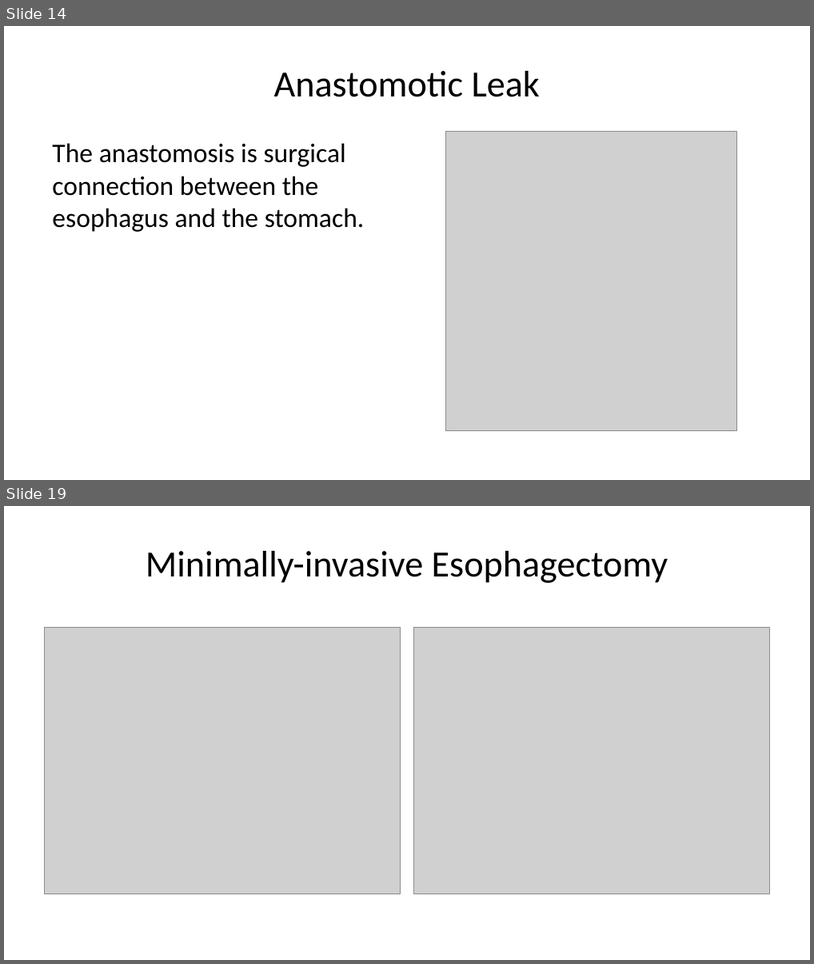
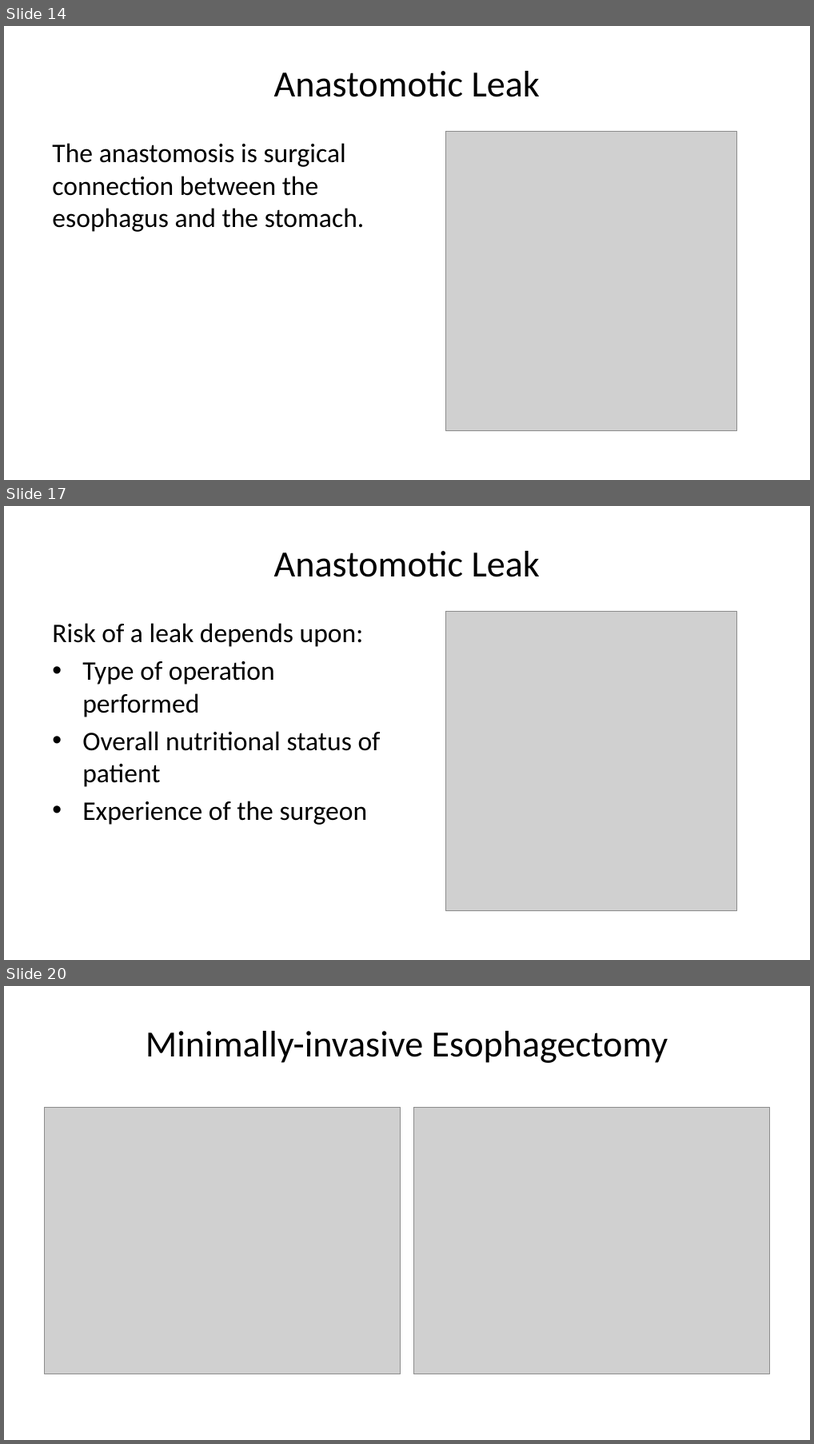
Before and after one commit to jcsalo/patient_education, a slide deck: lci_surgery.pptx. Shown one above the other, each under a label of ours: slides 14 and 19 before the commit, slides 14, 17 and 20 after it; the slides between them are not shown. The pictures are 814x964 and 814x1444 pixels, drawn with LibreOffice and Linux fonts; fonts in the diff are those of the drawing; grey boxes stand for pictures. Boxes give left, top, right and bottom in pixels: in the first picture for what was removed or moved away, otherwise in the second. Text is boxed around its words. In the diff, an @@ line names an element or a change of style, - is before the commit and + after.

```diff
--- a/lci_surgery.pptx
+++ b/lci_surgery.pptx
@@ slide 17 added at (x1=4, y1=506, x2=810, y2=960), background #FFFFFF @@
@@ title added at (x1=274, y1=551, x2=540, y2=577), 33 pt, text #000000 @@
+Anastomotic Leak
@@ text added at (x1=52, y1=623, x2=381, y2=824), 24 pt, text #000000 @@
+Risk of a leak depends upon:
+• Type of operation performed
+• Overall nutritional status of patient
+• Experience of the surgeon
@@ picture added at (x1=446, y1=612, x2=738, y2=911) @@
@@ what was slide 19 is now slide 20 @@
```
Also in this commit, not shown: 7 slides changed, 2 other slides added, 2 slides removed, 40 other files.
